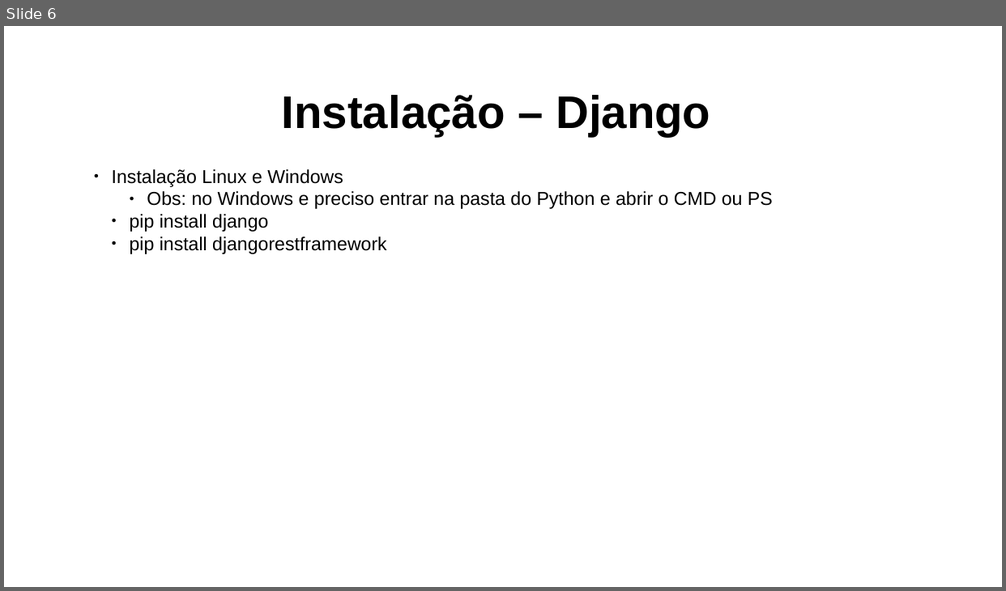
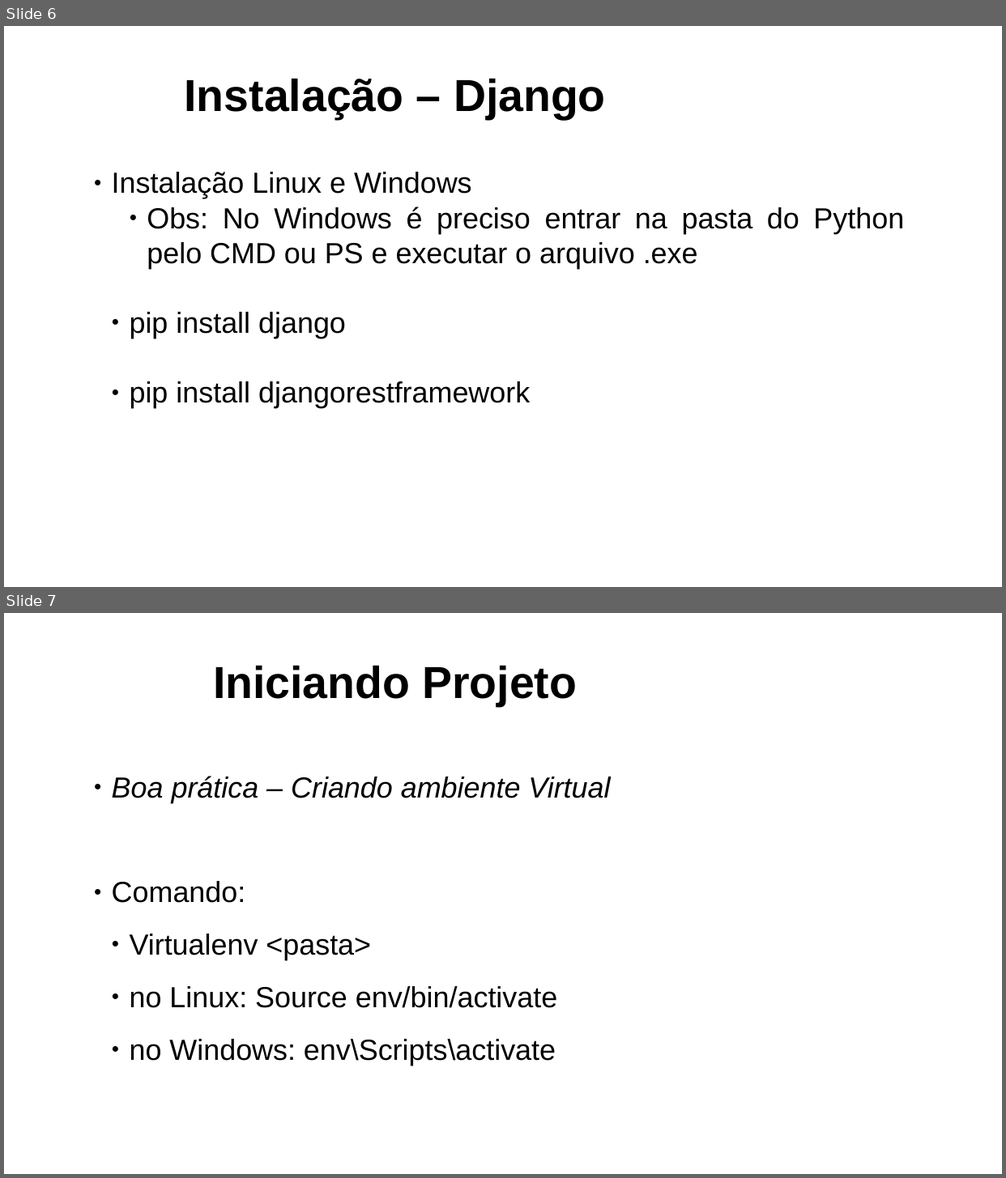
Before and after one commit to emartello/PilasMeus, a slide deck: Avaliação A1.odp. Shown one above the other, each under a label of ours: slide 6 before the commit, slides 6 and 7 after it. The pictures are 1006x591 and 1006x1178 pixels, drawn with LibreOffice and Linux fonts; fonts in the diff are those of the drawing; background and template pictures are left out. Boxes give left, top, right and bottom in pixels: in the first picture for what was removed or moved away, otherwise in the second. Text is boxed around its words. In the diff, an @@ line names an element or a change of style, - is before the commit and + after.

```diff
--- a/Avaliação A1.odp
+++ b/Avaliação A1.odp
@@ slide 7 added at (4,613,1002,1174), background #FFFFFF @@
@@ title added at (213,665,577,707), 43.2 pt, text #000000, bold @@
+Iniciando Projeto
@@ text added at (112,776,610,1066), 28 pt, text #000000 @@
+● Boa prática – Criando ambiente Virtual
+● Comando:
+  ● Virtualenv <pasta>
+  ● no Linux: Source env/bin/activate
+  ● no Windows: env\Scripts\activate
@@ slide 6 changed as well @@
@@ title "Instalação – Django": place and size @@
-title "Instalação – Django" at (282,95,710,136)
+title "Instalação – Django" at (185,78,606,120)
@@ title "Instalação – Django" at (185,78,606,120): size 44 to 43.2 pt @@
@@ text at (112,172,530,408): size 18 to 28 pt in "Instalação Linux e Windows", "pip install django", "pip install djangorestframework"; alignment left to justified @@
@@ text at (147,207,904,269): text changed; size 18 to 28 pt @@
-    ● Obs: no Windows e preciso entrar na pasta do Python e abrir o CMD ou PS
+    ● Obs: No Windows é preciso entrar na pasta do Python pelo CMD ou PS e executar o arquivo .exe
```
Also in this commit, not shown: 5 other slides changed, 2 other slides added, 1 slide removed, 17 other files.
